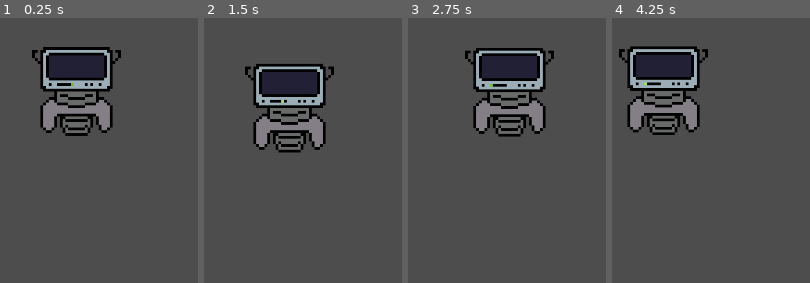
Above: before the commit, frames 1-4 (left to right).
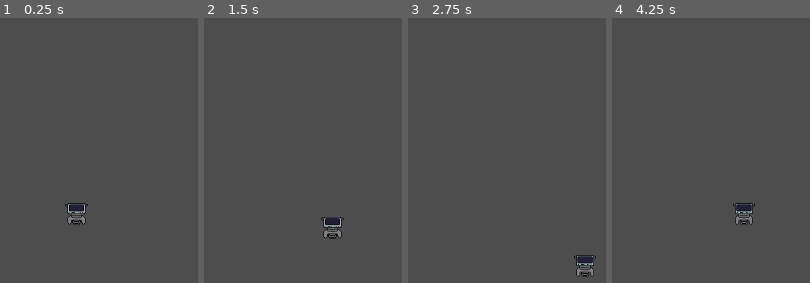
Above: after the commit, the same moments.

Repository: TheBlob35/Clanker-game
Game: Godot game, scene res://Boss Fights/boss_fight.tscn
The game is run twice, just before and just after one commit, with the same random seed, the same clock (stepped at 60 frames per second) and the same inputs. This scene is started directly instead of the project's main scene.
Inputs:
- Up to frame 1 (0.25 s): no input
- Up to frame 2 (1.5 s): tap Enter (ui_accept) at 0.5, 0.6, 0.77, 1.07, 1.35 s; hold D (Right) 0.53-1.28 s; hold S (Down) from 1.28 s (still down)
- Up to frame 3 (2.75 s): tap Enter (ui_accept) at 1.52, 1.82, 2.1 s; release S (Down) at 2.03 s; hold D (Right) from 2.03 s (still down)
- Up to frame 4 (4.25 s): release D (Right) at 2.78 s; hold W (Up) 2.78-3.53 s; tap Enter (ui_accept) at 2.85, 3.02, 3.32, 3.6, 3.77, 4.07 s; hold A (Left) from 3.53 s (still down)

The runs differ from the first frame. In frame 1, 12% of the frame differs, in the area x 16-62%, y 10-79%; in frame 2, 12%; in frame 3, 11%; in frame 4, 12%, in the area x 3-73%, y 10-79%.

Commit message:
Boss scene and camera tweaks

Diff:
--- /dev/null
+++ b/clanker-game/Boss Fights/boss_fight.gd
@@ -0,0 +1,4 @@
+extends Node2D
+
+func _ready() -> void:
+	$Player/Camera2D.enabled = false
--- a/clanker-game/Boss Fights/boss_fight.tscn
+++ b/clanker-game/Boss Fights/boss_fight.tscn
@@ -1,8 +1,23 @@
 [gd_scene format=3 uid="uid://2ntgegwiapap"]
 
 [ext_resource type="PackedScene" uid="uid://b27dkm8roragp" path="res://player/player.tscn" id="1_ari2h"]
+[ext_resource type="Script" uid="uid://byd5dksaun4am" path="res://Boss Fights/boss_fight.gd" id="2_boss_fight"]
+
+[sub_resource type="RectangleShape2D" id="RectangleShape2D_ari2h"]
 
 [node name="BossFight" type="Node2D" unique_id=100000001]
+script = ExtResource("2_boss_fight")
+
+[node name="Camera2D" type="Camera2D" parent="." unique_id=1137578549]
+position = Vector2(576, 324)
 
 [node name="Player" parent="." unique_id=100000002 instance=ExtResource("1_ari2h")]
-position = Vector2(100, 200)
+position = Vector2(576, 501)
+
+[node name="StaticBody2D" type="StaticBody2D" parent="." unique_id=1775054120]
+position = Vector2(576, 324)
+
+[node name="CollisionShape2D" type="CollisionShape2D" parent="StaticBody2D" unique_id=750556023]
+position = Vector2(0, 50)
+scale = Vector2(67.32001, 1)
+shape = SubResource("RectangleShape2D_ari2h")
--- a/clanker-game/player/player.gd
+++ b/clanker-game/player/player.gd
@@ -1,13 +1,7 @@
 extends CharacterBody2D
 
-const SPEED = 50
-#const DASH_SPEED = 500.0
-#const DASH_TIME = 0.12
-#const DASH_DELAY = 1.5
+const SPEED = 100
 
-#var dash_time_left := 0.0
-#var dash_cooldown := 0.0
-#var dash_direction := Vector2.ZERO
 
 func _physics_process(delta):
 	var direction = Vector2.ZERO
@@ -24,18 +18,6 @@
 	if direction != Vector2.ZERO:
 		direction = direction.normalized()
 
-	#dash_time_left -= delta
-	#dash_cooldown -= delta
-
-	#if Input.is_action_just_pressed("ui_accept") and dash_cooldown <= 0 and direction != Vector2.ZERO:
-		#dash_time_left = DASH_TIME
-		#dash_cooldown = DASH_DELAY
-		#dash_direction = direction
-
-	#if dash_time_left > 0:
-		#velocity = dash_direction * DASH_SPEED
-	#else:
-
 	velocity = direction * SPEED
 
 	move_and_slide()
@@ -46,10 +28,10 @@
 
 func take_damage(amount):
 	current_hp -= amount
-	print("HP: ", current_hp)  # optional, useful for testing
+	print("HP: ", current_hp)
 
 	if current_hp <= 0:
 		die()
 
 func die():
-	get_tree().quit()  # or load a game over screen, respawn, etc.
+	get_tree().quit()
--- a/clanker-game/player/player.tscn
+++ b/clanker-game/player/player.tscn
@@ -154,5 +154,5 @@
 shape = SubResource("RectangleShape2D_pbfsw")
 
 [node name="Camera2D" type="Camera2D" parent="." unique_id=1234567890]
-zoom = Vector2(4, 4)
+zoom = Vector2(2, 2)
 position_smoothing_enabled = true
Not shown, added: clanker-game/Boss Fights/boss.gd.uid
Not shown, added: clanker-game/Boss Fights/boss_fight.gd.uid
